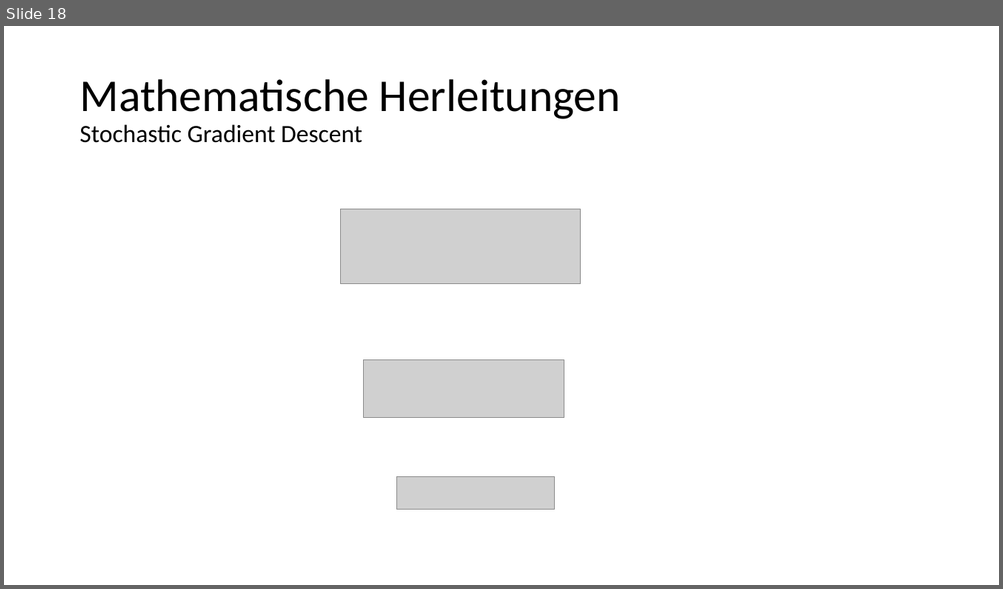
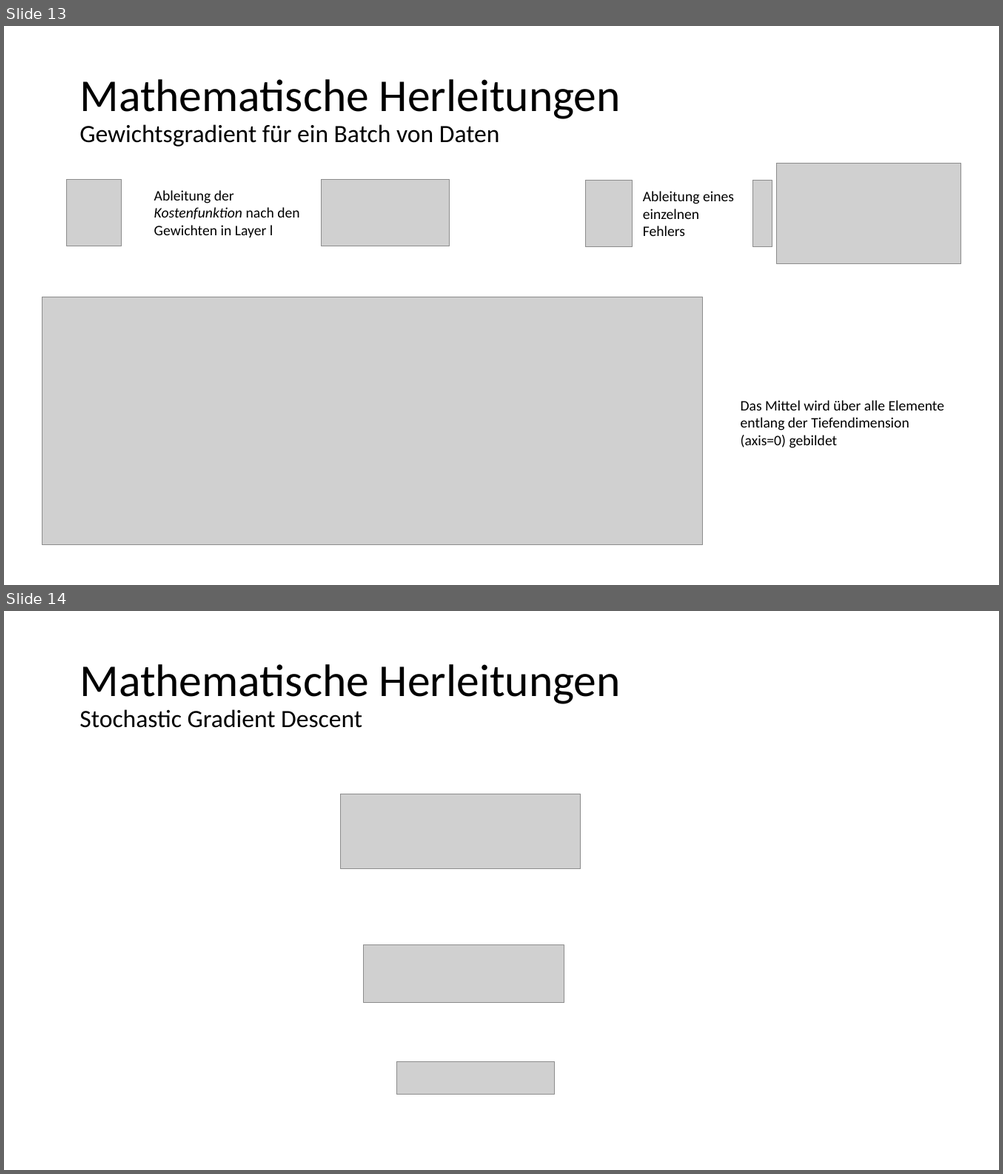
Before and after one commit to kevinsuedmersen/neural_networks_from_scratch, a slide deck: theory/submission/result_presentation.pptx. Shown one above the other, each under a label of ours: slide 18 before the commit, slides 13 and 14 after it. The pictures are 1003x589 and 1003x1174 pixels, drawn with LibreOffice and Linux fonts; fonts in the diff are those of the drawing; grey boxes stand for pictures. Boxes give left, top, right and bottom in pixels: in the first picture for what was removed or moved away, otherwise in the second. Text is boxed around its words. In the diff, an @@ line names an element or a change of style, - is before the commit and + after.

```diff
--- a/theory/submission/result_presentation.pptx
+++ b/theory/submission/result_presentation.pptx
@@ slide 13 added at bbox=[4, 26, 999, 585], background #FFFFFF @@
@@ title added at bbox=[79, 79, 620, 147], 24 pt, text #000000 @@
+Mathematische Herleitungen
+Gewichtsgradient für ein Batch von Daten
@@ picture added at bbox=[67, 180, 122, 247] @@
@@ picture added at bbox=[321, 180, 449, 247] @@
@@ picture added at bbox=[585, 181, 632, 247] @@
@@ picture added at bbox=[753, 181, 771, 247] @@
@@ picture added at bbox=[777, 164, 961, 264] @@
@@ text added at bbox=[154, 190, 299, 238], 14 pt, text #000000 @@
+Ableitung der Kostenfunktion nach den Gewichten in Layer l
@@ text added at bbox=[643, 191, 734, 236], 14 pt, text #000000 @@
+Ableitung eines einzelnen Fehlers
@@ picture added at bbox=[42, 298, 703, 545] @@
@@ text added at bbox=[740, 400, 945, 449], 14 pt, text #000000 @@
+Das Mittel wird über alle Elemente entlang der Tiefendimension (axis=0) gebildet
@@ what was slide 18 is now slide 14 @@
```
Also in this commit, not shown: 2 slides changed, 5 slides removed.
